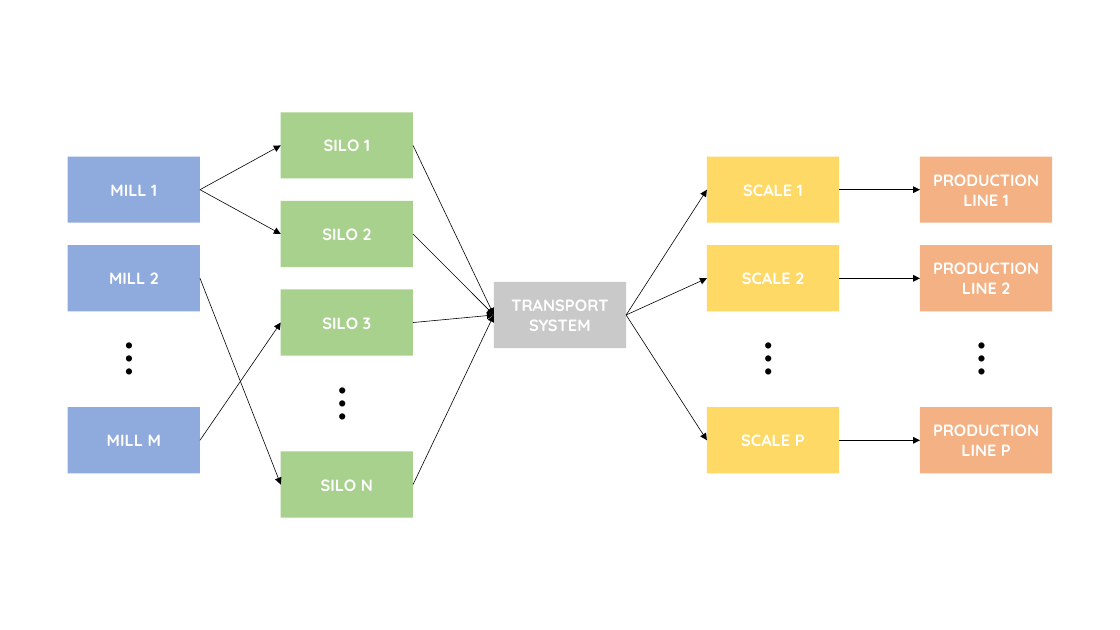
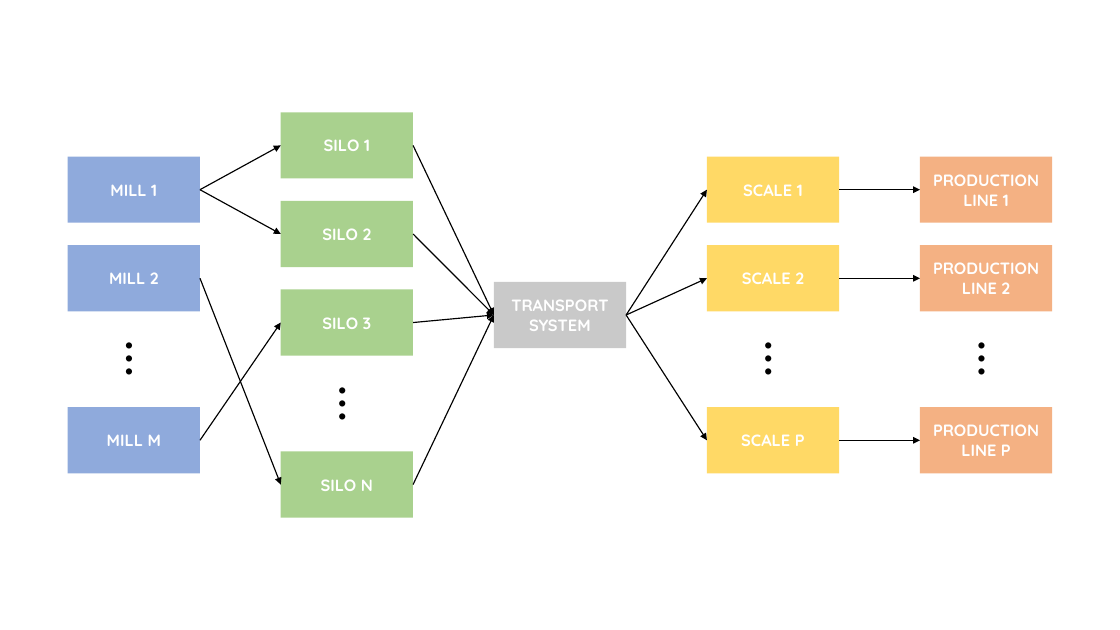
Before and after one commit to thiagoneye/project-particulate_transport_simulator, a slide deck: slide 1 of others/flowchart.pptx. Drawn at 1120x630 pixels with LibreOffice and Linux fonts; fonts in the diff are those of the drawing. Boxes give left, top, right and bottom in pixels: in the first picture for what was removed or moved away, otherwise in the second. Text is boxed around its words. In the diff, an @@ line names an element or a change of style, - is before the commit and + after.

```diff
--- a/others/flowchart.pptx
+++ b/others/flowchart.pptx
@@ arrow (200, 190) - (281, 145): stroke #000000 0.5 pt to #000000 1 pt @@
@@ arrow (413, 145) - (494, 315): stroke #000000 0.5 pt to #000000 1 pt @@
@@ arrow (200, 190) - (281, 234): stroke #000000 0.5 pt to #000000 1 pt @@
@@ arrow (626, 315) - (707, 190): stroke #000000 0.5 pt to #000000 1 pt @@
@@ arrow (413, 234) - (494, 315): stroke #000000 0.5 pt to #000000 1 pt @@
@@ arrow (200, 278) - (281, 485): stroke #000000 0.5 pt to #000000 1 pt @@
@@ arrow (626, 315) - (707, 278): stroke #000000 0.5 pt to #000000 1 pt @@
@@ arrow (200, 440) - (281, 323): stroke #000000 0.5 pt to #000000 1 pt @@
@@ arrow (413, 323) - (494, 315): stroke #000000 0.5 pt to #000000 1 pt @@
@@ arrow (413, 485) - (494, 315): stroke #000000 0.5 pt to #000000 1 pt @@
@@ arrow (626, 315) - (707, 440): stroke #000000 0.5 pt to #000000 1 pt @@
```
Also in this commit, not shown: 1 other slide changed, 1 other file.
